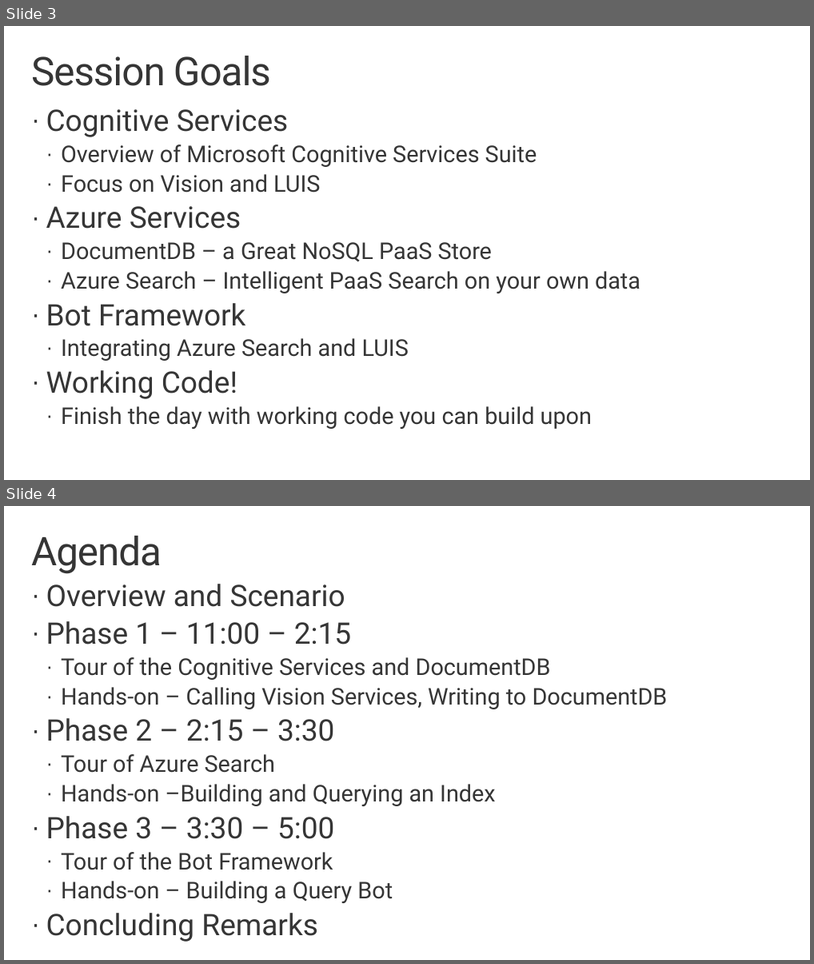
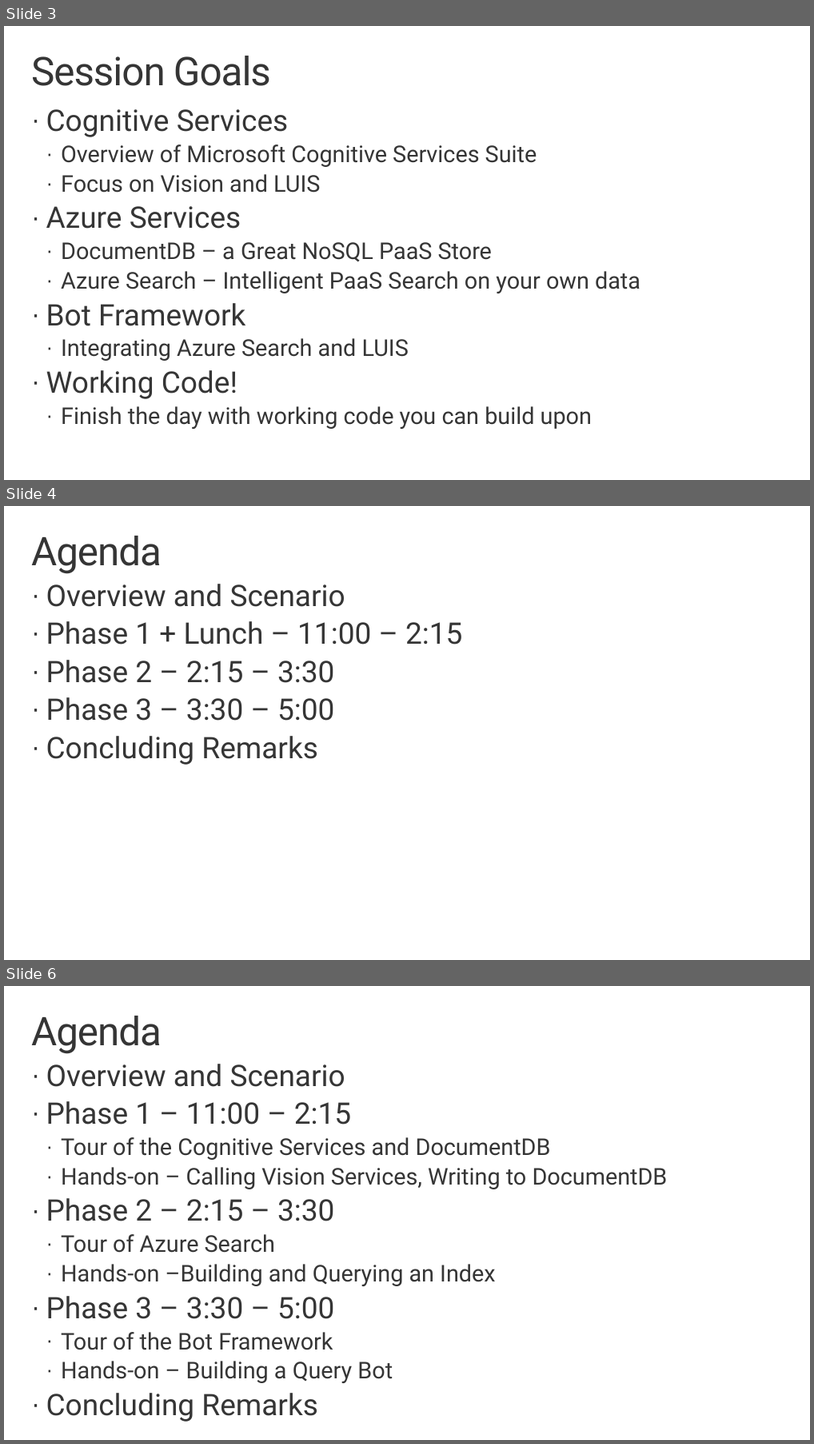
Before and after one commit to noodlefrenzy/CognitiveServicesTutorial, a slide deck: Presentations/AI Immersion - Phase 0 - Overview.pptx. Shown one above the other, each under a label of ours: slides 3 and 4 before the commit, slides 3, 4 and 6 after it; the slides between them are not shown. The pictures are 814x964 and 814x1444 pixels, drawn with LibreOffice and Linux fonts; fonts in the diff are those of the drawing; background and template pictures are left out. Boxes give left, top, right and bottom in pixels: in the first picture for what was removed or moved away, otherwise in the second. Text is boxed around its words. In the diff, an @@ line names an element or a change of style, - is before the commit and + after.

```diff
--- a/Presentations/AI Immersion - Phase 0 - Overview.pptx
+++ b/Presentations/AI Immersion - Phase 0 - Overview.pptx
@@ slide 4 added at box(4, 506, 810, 960), background #FFFFFF @@
@@ title added at box(31, 536, 162, 574), 48 pt, text #353535 @@
+Agenda
@@ text added at box(46, 584, 462, 764), 36 pt, text #353535 @@
+· Overview and Scenario
+· Phase 1 + Lunch – 11:00 – 2:15
+· Phase 2 – 2:15 – 3:30
+· Phase 3 – 3:30 – 5:00
+· Concluding Remarks
@@ what was slide 4 is now slide 6 @@
```
Also in this commit, not shown: 1 slide changed, 2 other slides added, 1 slide removed, 5 other files.
